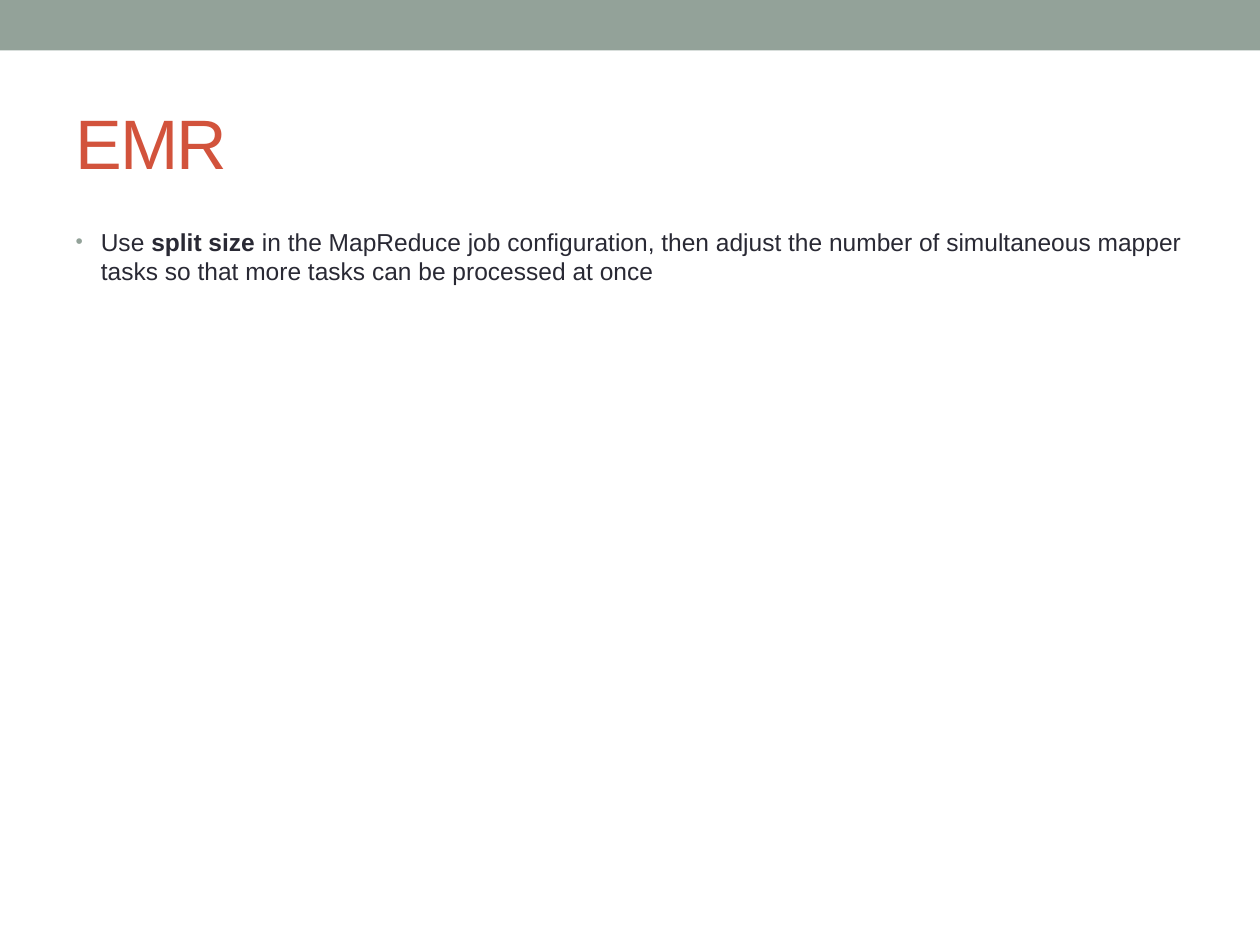
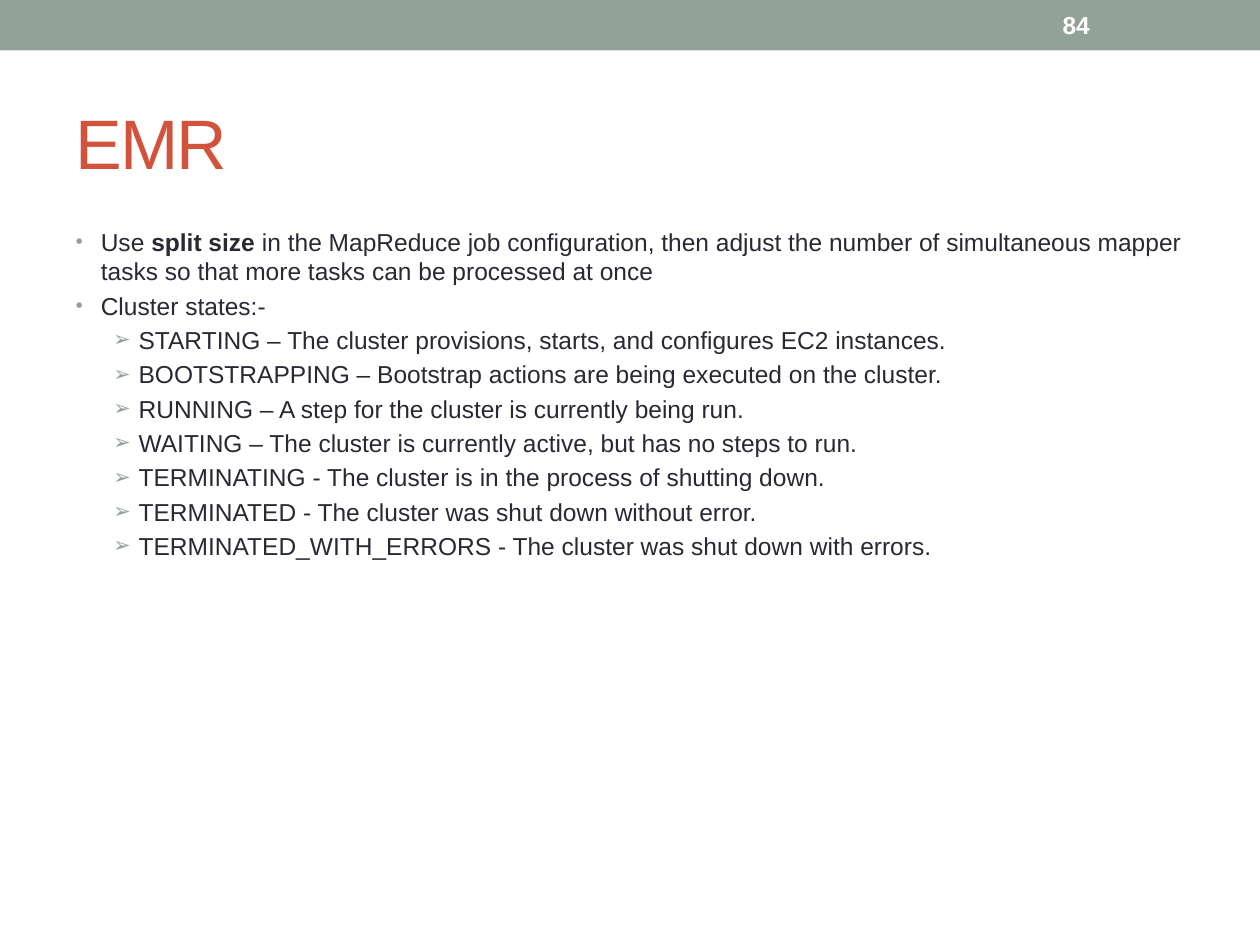
Before and after one commit to notionquest/ProjectDocumentation, a slide deck: slide 84 of AWS_Solution_Architect.pptx (slide 81 before the commit). Drawn at 1260x945 pixels with LibreOffice and Linux fonts; fonts in the diff are those of the drawing. Boxes give left, top, right and bottom in pixels: in the first picture for what was removed or moved away, otherwise in the second. Text is boxed around its words. In the diff, an @@ line names an element or a change of style, - is before the commit and + after.

```diff
--- a/AWS_Solution_Architect.pptx
+++ b/AWS_Solution_Architect.pptx
@@ page number added at (1063, 17, 1090, 34), 14 pt, text #FFFFFF, bold @@
+84
@@ text at (101, 297, 945, 560): paragraphs added @@
+• Cluster states:-
+  ➢ STARTING – The cluster provisions, starts, and configures EC2 instances.
+  ➢ BOOTSTRAPPING – Bootstrap actions are being executed on the cluster.
+  ➢ RUNNING – A step for the cluster is currently being run.
+  ➢ WAITING – The cluster is currently active, but has no steps to run.
+  ➢ TERMINATING - The cluster is in the process of shutting down.
+  ➢ TERMINATED - The cluster was shut down without error.
+  ➢ TERMINATED_WITH_ERRORS - The cluster was shut down with errors.
```
Also in this commit, not shown: 106 other slides changed, 4 slides added, 1 slide removed.
